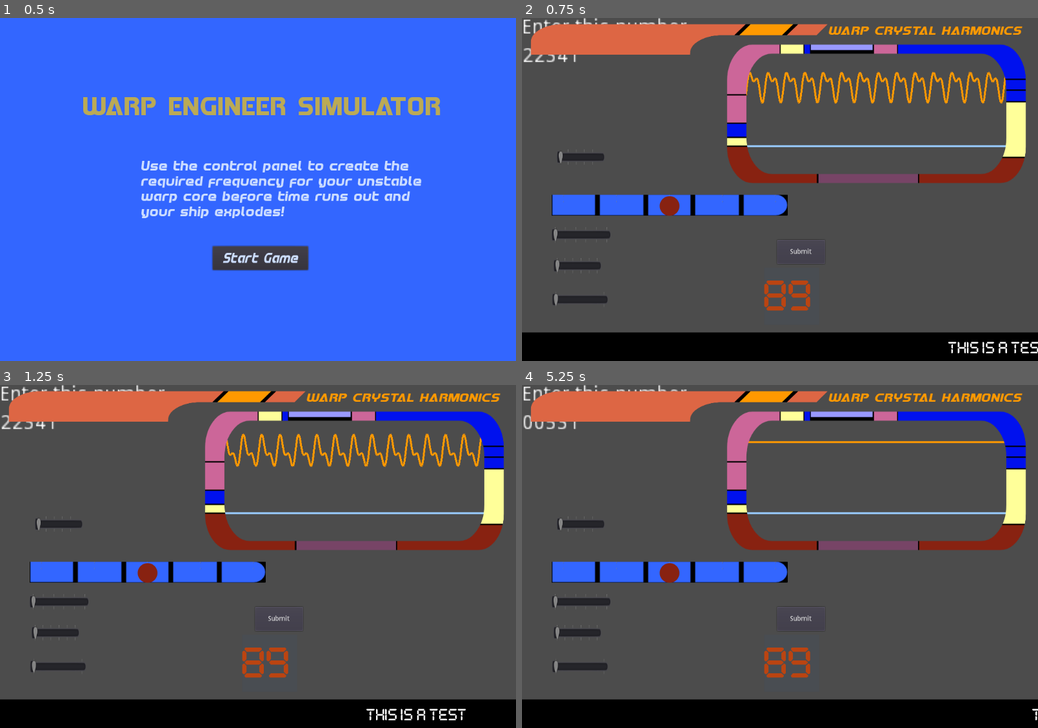
Above: before the commit, frames 1-4 (two rows, left to right).
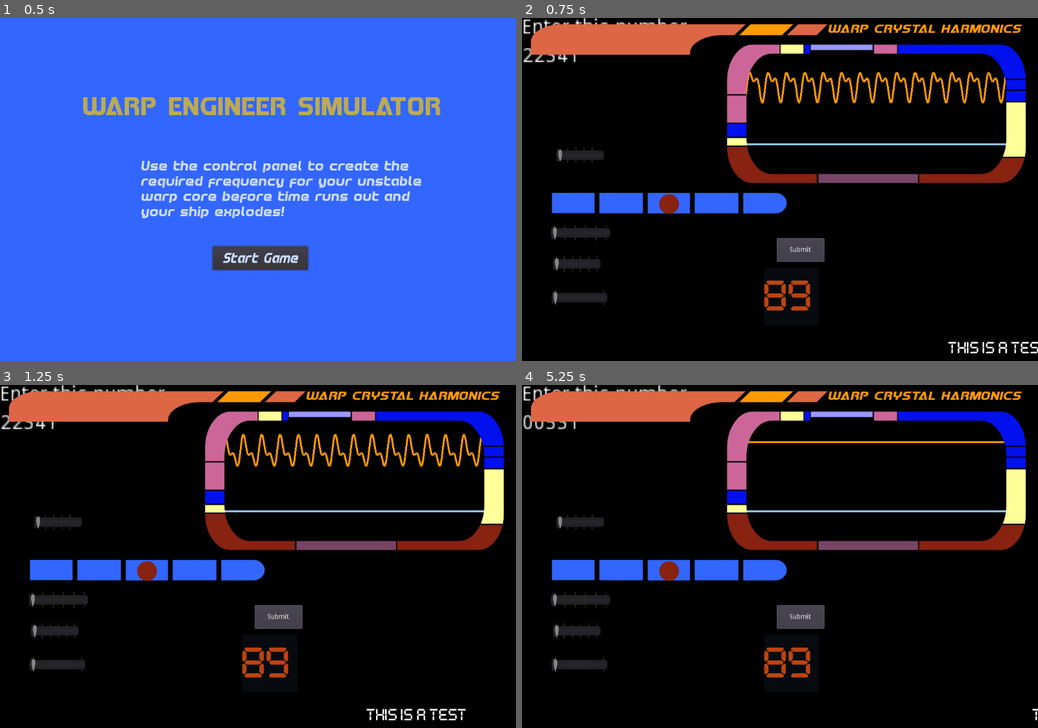
Above: after the commit, the same moments.

Repository: squiggle-at-squiggle/LDJam49
Game: Godot game, scene res://Scenes/Main.tscn
Same seed, same stepped clock (60 frames per second), same inputs: the game is played once before the commit and once after it.
Inputs:
- Up to frame 1 (0.5 s): no input
- Up to frame 2 (0.75 s): click "Start Game" at 0.5 s
- Up to frame 3 (1.25 s): no input
- Up to frame 4 (5.25 s): click "Submit" at 1.25 s; click "Submit" at 2 s; click "Submit" at 2.75 s; tap Enter at 3.5 s; tap Space at 4.25 s; click "Start Game" at 5 s

Frame 1 is identical in both runs. In frame 2, 78% of the frame differs, in the area x 0-100%, y 0-92%; in frame 3, 78%; in frame 4, 78%.

Commit message:
change background color

Diff:
--- a/Code/Main.gd
+++ b/Code/Main.gd
@@ -5,6 +5,7 @@
 var total_rounds = 3
 var round_counter = 0
 var current_puzzle
+var background
 var solution1
 var solution2
 var solution3
@@ -31,6 +32,7 @@
 	$EngineNoise.stop()
 	$Countdown.turn_off()
 	get_tree().call_group("puzzle", "queue_free")
+	get_tree().call_group("background", "queue_free")
 	$EndScreen.SetText("You lose!")
 	$EndScreen/Control.show()
 	$EndScreen/FailureSound.play()
@@ -42,6 +44,7 @@
 	$EngineNoise.stop()
 	$Countdown.turn_off()
 	get_tree().call_group("puzzle", "queue_free")
+	get_tree().call_group("background", "queue_free")
 	$Countdown.stop_timer()
 	$EndScreen.SetText("You win!")
 	$EndScreen/Control.show()
@@ -74,7 +77,6 @@
 		return false
 
 
-
 func CheckSubmission():
 	if verify_solution() and total_rounds == round_counter:
 		WinGame()
--- /dev/null
+++ b/Scenes/Background.tscn
@@ -0,0 +1,18 @@
+[gd_scene format=2]
+
+[node name="Background" type="CanvasLayer"]
+offset = Vector2( -1, -1 )
+transform = Transform2D( 1, 0, 0, 1, -1, -1 )
+
+[node name="ColorRect" type="ColorRect" parent="."]
+light_mask = 0
+anchor_right = 1.0
+anchor_bottom = 1.0
+margin_left = -1.0
+margin_top = -1.0
+margin_right = 1.0
+margin_bottom = 1.0
+color = Color( 0, 0, 0, 1 )
+__meta__ = {
+"_edit_use_anchors_": false
+}
--- a/Scenes/ControlPanel.tscn
+++ b/Scenes/ControlPanel.tscn
@@ -17,27 +17,11 @@
 [node name="ControlPanel" type="CanvasLayer"]
 script = ExtResource( 1 )
 
-[node name="ColorRect" type="ColorRect" parent="."]
-visible = false
-light_mask = 0
-anchor_right = 1.0
-anchor_bottom = 1.0
-margin_left = -1.0
-margin_top = 3.18199
-margin_right = -1.0
-margin_bottom = 3.18201
-color = Color( 0, 0, 0, 1 )
-__meta__ = {
-"_edit_use_anchors_": false
-}
-
 [node name="Control" type="Control" parent="."]
 anchor_right = 1.0
 anchor_bottom = 1.0
-margin_left = -1.35358
-margin_top = 3.88908
-margin_right = -1.35352
-margin_bottom = 3.8891
+margin_left = -2.35358
+margin_right = -2.35352
 __meta__ = {
 "_edit_use_anchors_": false
 }
--- a/project.godot
+++ b/project.godot
@@ -29,4 +29,5 @@
 quality/driver/driver_name="GLES2"
 vram_compression/import_etc=true
 vram_compression/import_etc2=false
+environment/default_clear_color=Color( 0, 0, 0, 1 )
 environment/default_environment="res://default_env.tres"
